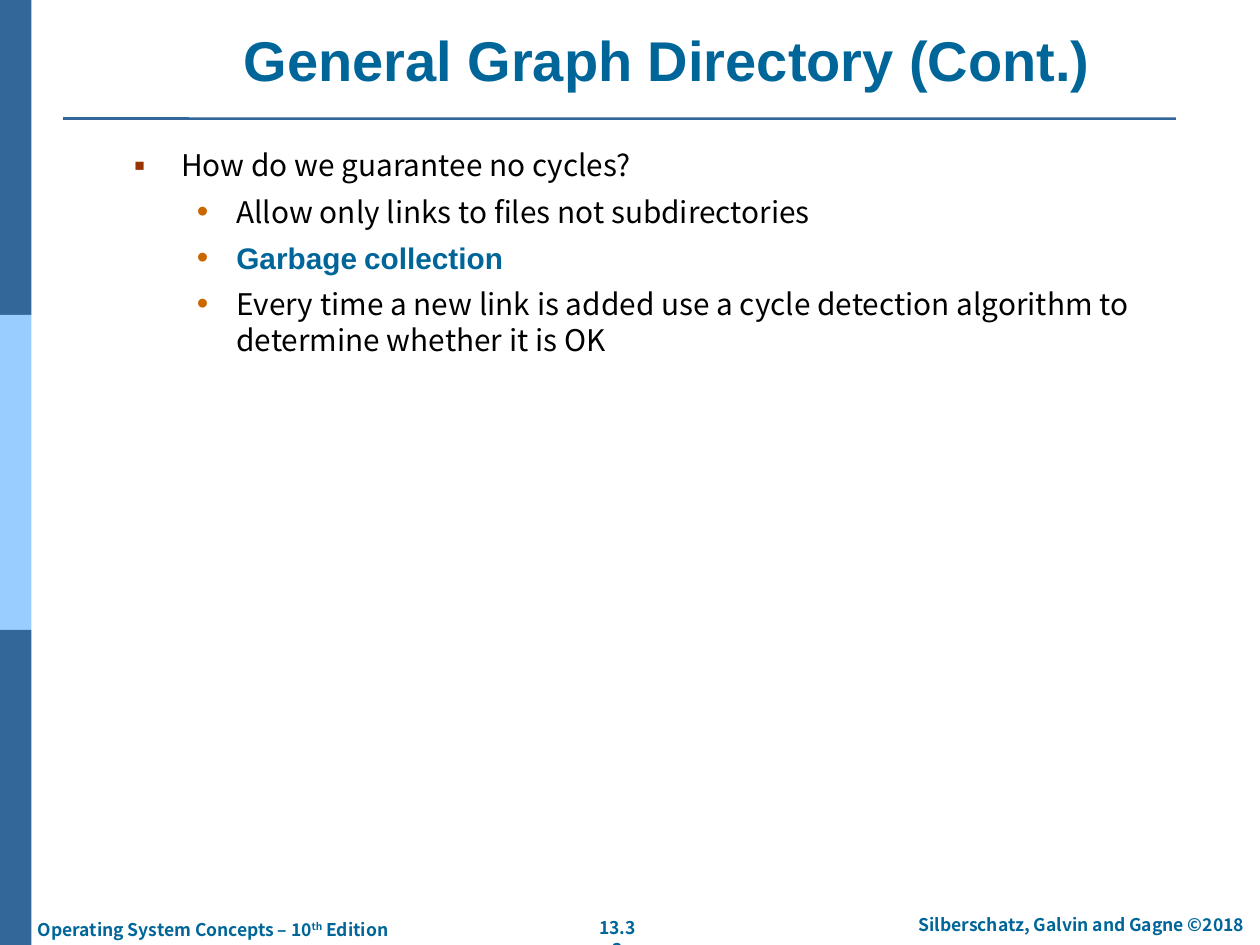
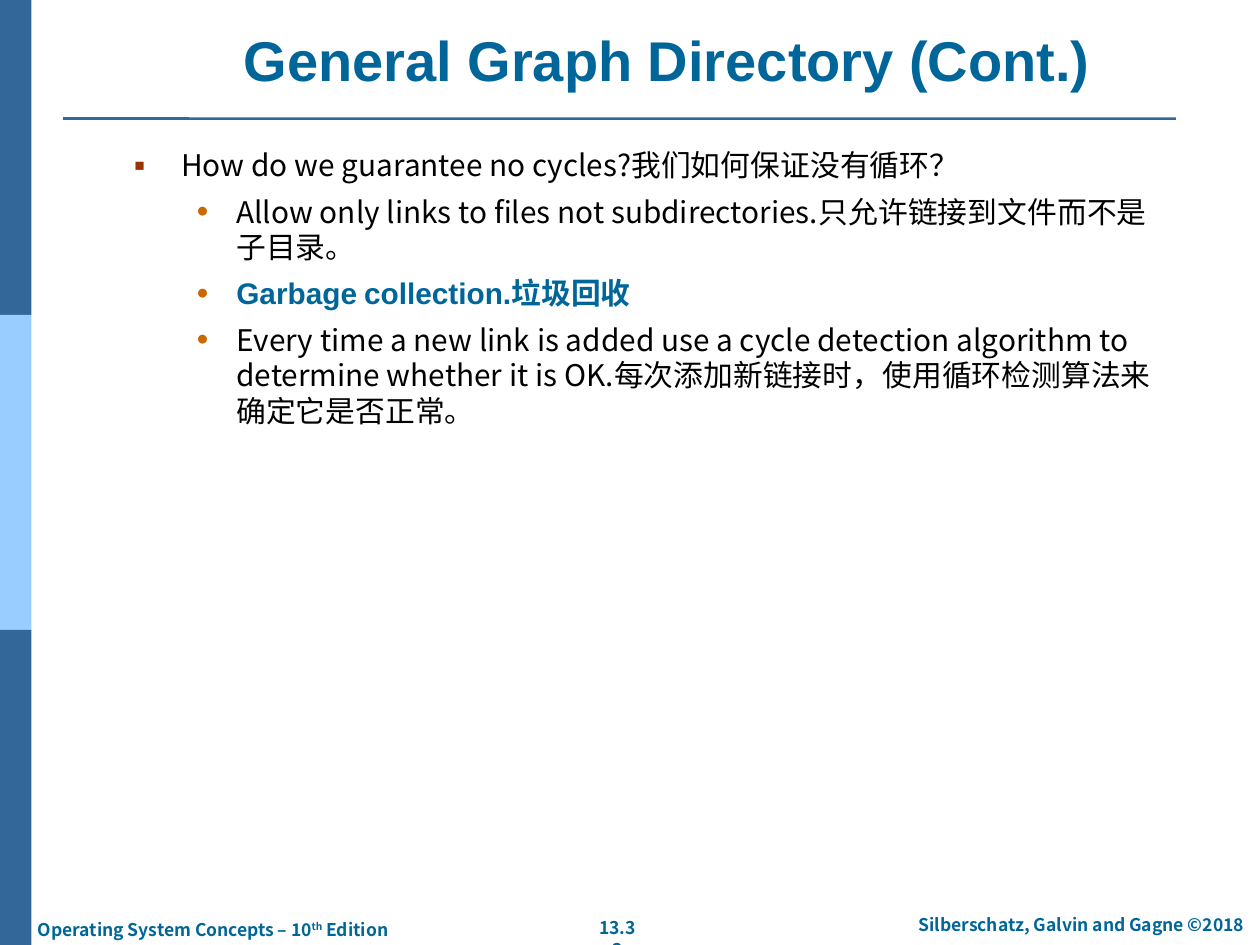
Before and after one commit to SpiritWolf2015/learn-operatingsystem, a slide deck: slide 33 of 操作系统概念/第10版/PPT/ch13-FileSystemInterface.pptx. Drawn at 1260x945 pixels with LibreOffice and Linux fonts; fonts in the diff are those of the drawing; background and template pictures are left out. Boxes give left, top, right and bottom in pixels: in the first picture for what was removed or moved away, otherwise in the second. Text is boxed around its words. In the diff, an @@ line names an element or a change of style, - is before the commit and + after.

Commit message:
[GZC]第13章PPT，文件系统接口

```diff
--- a/操作系统概念/第10版/PPT/ch13-FileSystemInterface.pptx
+++ b/操作系统概念/第10版/PPT/ch13-FileSystemInterface.pptx
@@ text at box(181, 151, 1151, 425): text changed @@
-▪ How do we guarantee no cycles?
-  • Allow only links to files not subdirectories
-  • Garbage collection
-  • Every time a new link is added use a cycle detection algorithm to determine whether it is OK
+▪ How do we guarantee no cycles?我们如何保证没有循环？
+  • Allow only links to files not subdirectories.只允许链接到文件而不是子目录。
+  • Garbage collection.垃圾回收
+  • Every time a new link is added use a cycle detection algorithm to determine whether it is OK.每次添加新链接时，使用循环检测算法来确定它是否正常。
```
Also in this commit, not shown: 27 other slides changed.
